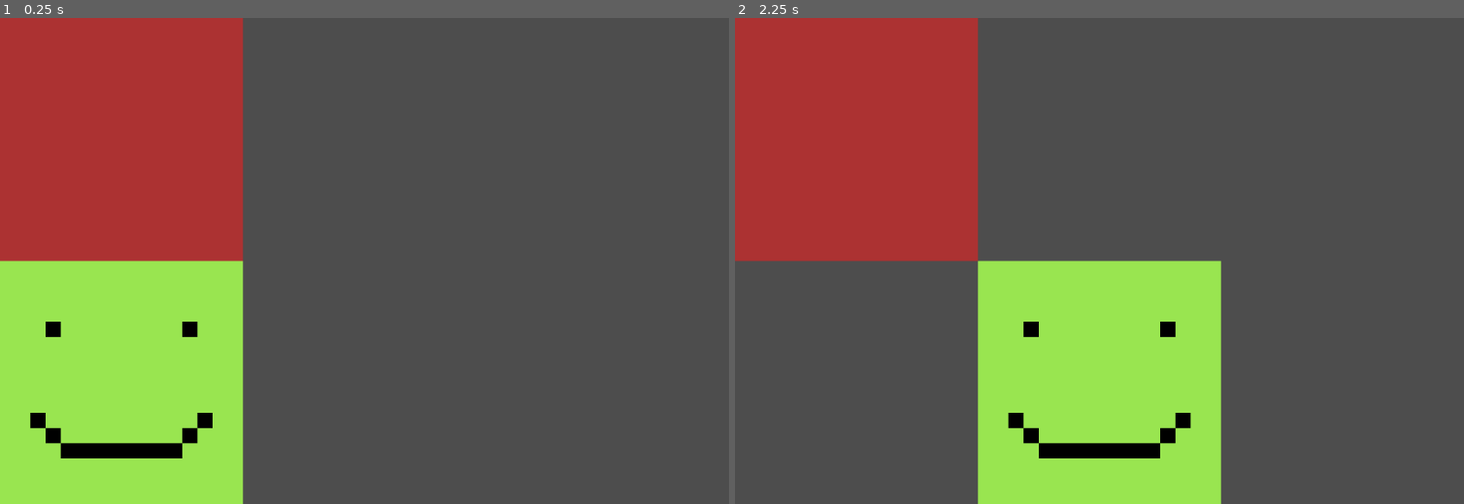
Above: before the commit, frames 1-2 (left to right).
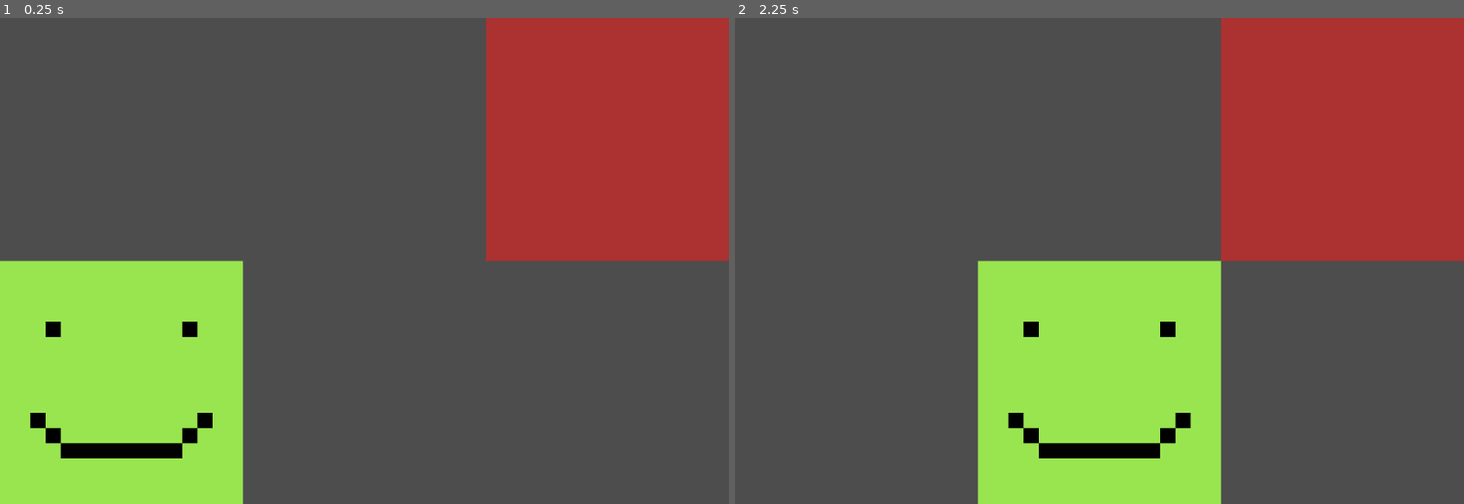
Above: after the commit, the same moments.

Repository: SturmEnte/simple-game-ai
Game: Godot game, scene res://main.tscn
Same seed, same stepped clock (60 frames per second), same inputs: the game is played once before the commit and once after it.
Inputs:
- Up to frame 1 (0.25 s): no input
- Up to frame 2 (2.25 s): tap Enter at 0.5, 2 s; hold Right (ui_right) 0.53-1.28 s; tap Space at 1.25 s; hold Left (ui_left) 1.28-2.03 s; hold Right (ui_right) from 2.03 s (still down)

The runs differ from the first frame. In frame 1, 33% of the frame differs, in the area x 0-100%, y 0-51%; in frame 2, 33%.

Commit message:
Fixed move to random pos code

Diff:
--- a/game/Enemy.gd
+++ b/game/Enemy.gd
@@ -18,7 +18,7 @@
 	pass
 
 func move_to_random_position():
-	pos = rng.randf_range(1, 3)
+	pos = round(rng.randf_range(1, 3))
 	update_position()
 
 #func move(direction):
--- a/game/main.tscn
+++ b/game/main.tscn
@@ -1,11 +1,13 @@
-[gd_scene load_steps=5 format=3 uid="uid://c0yotf5etr7pr"]
+[gd_scene load_steps=6 format=3 uid="uid://c0yotf5etr7pr"]
 
 [ext_resource type="Texture2D" uid="uid://dmekrd7nxtw1o" path="res://assets/player.png" id="1_shhid"]
+[ext_resource type="Script" path="res://main.gd" id="1_y4snp"]
 [ext_resource type="Script" path="res://Player.gd" id="2_385vi"]
 [ext_resource type="Texture2D" uid="uid://c17jtiph83wds" path="res://assets/enemy.png" id="2_lyaf7"]
 [ext_resource type="Script" path="res://Enemy.gd" id="4_bavu5"]
 
 [node name="Node2D" type="Node2D"]
+script = ExtResource("1_y4snp")
 
 [node name="Player" type="Sprite2D" parent="."]
 position = Vector2(160, 480)
